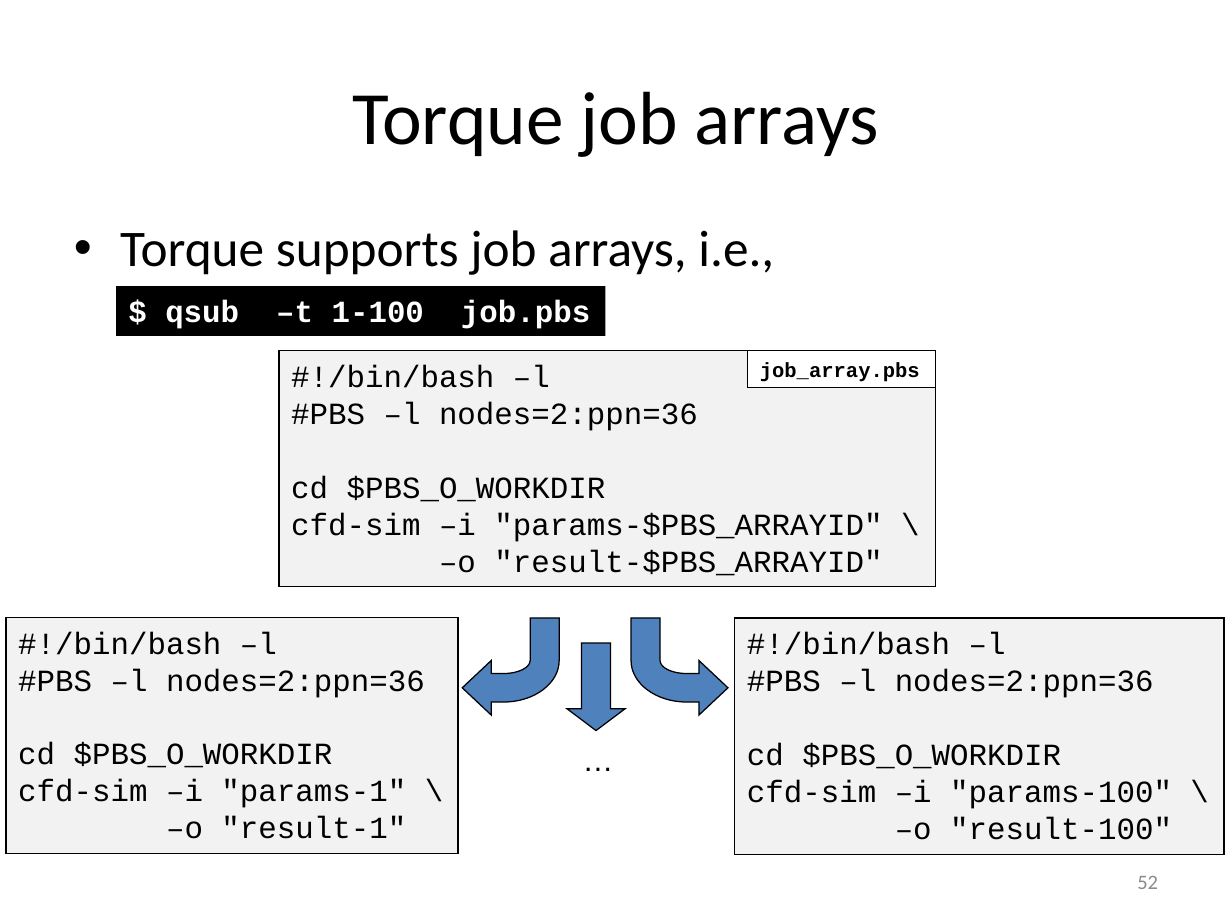
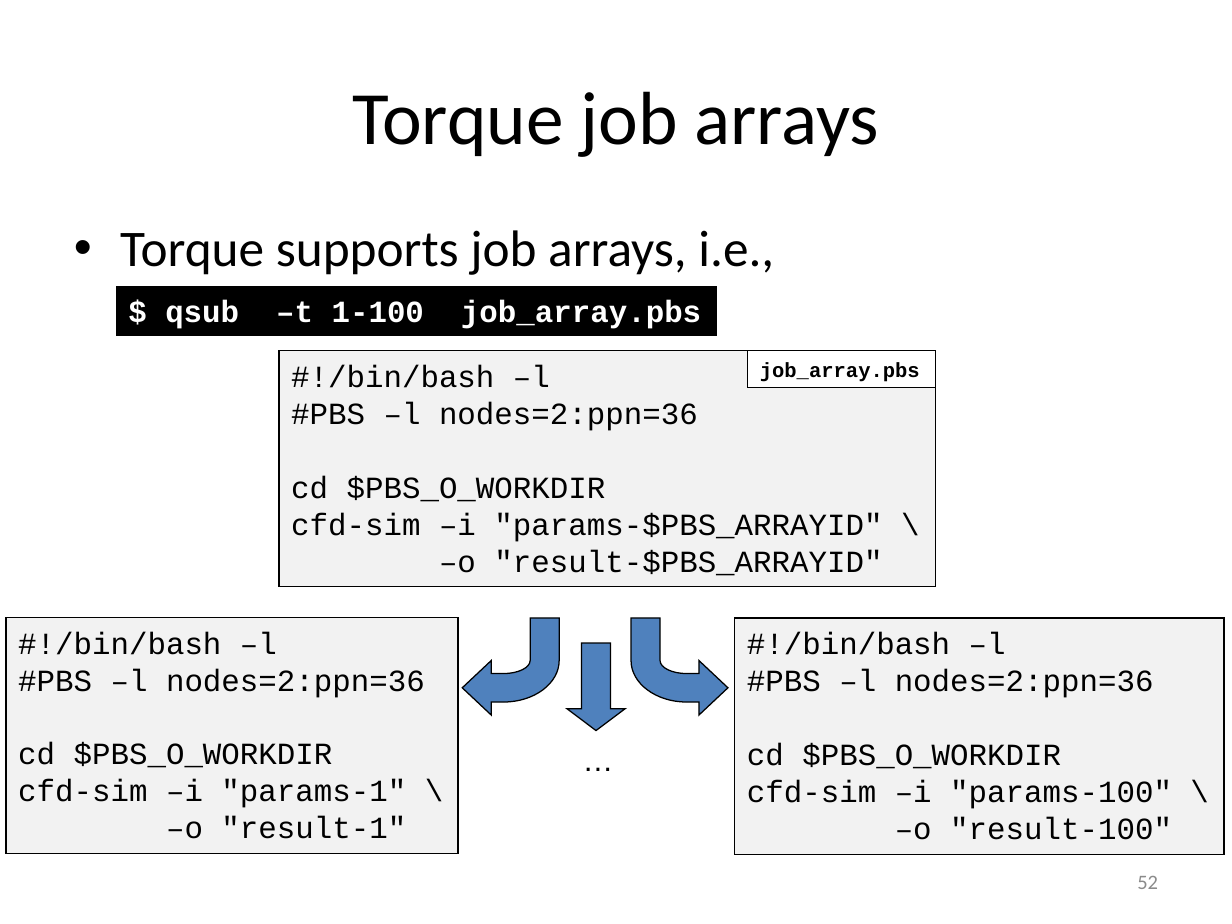
Before and after one commit to gjbex/worker-and-atools, a slide deck: slide 52 of worker_atools.pptx. Drawn at 1232x924 pixels with LibreOffice and Linux fonts; fonts in the diff are those of the drawing. Boxes give left, top, right and bottom in pixels: in the first picture for what was removed or moved away, otherwise in the second. Text is boxed around its words. In the diff, an @@ line names an element or a change of style, - is before the commit and + after.

Commit message:
Fix typos

```diff
--- a/worker_atools.pptx
+++ b/worker_atools.pptx
@@ rectangle "$ qsub –t 1-100 job_array.pbs": place and size @@
-rectangle "$ qsub –t 1-100 job_array.pbs" at <box>116,286,605,335</box>
+rectangle "$ qsub –t 1-100 job_array.pbs" at <box>116,286,717,335</box>
@@ text in rectangle at <box>165,300,701,329</box>: text changed @@
-$ qsub –t 1-100 job.pbs
+$ qsub –t 1-100 job_array.pbs
```
Also in this commit, not shown: 1 other slide changed.
